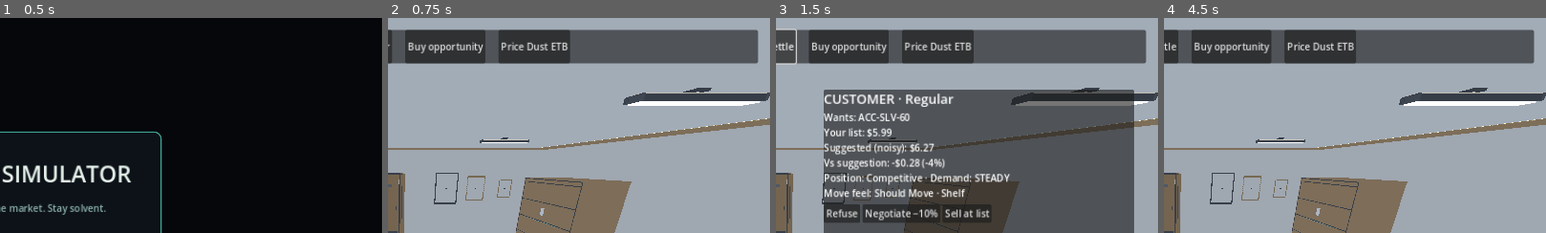
Above: before the commit, frames 1-4 (left to right).
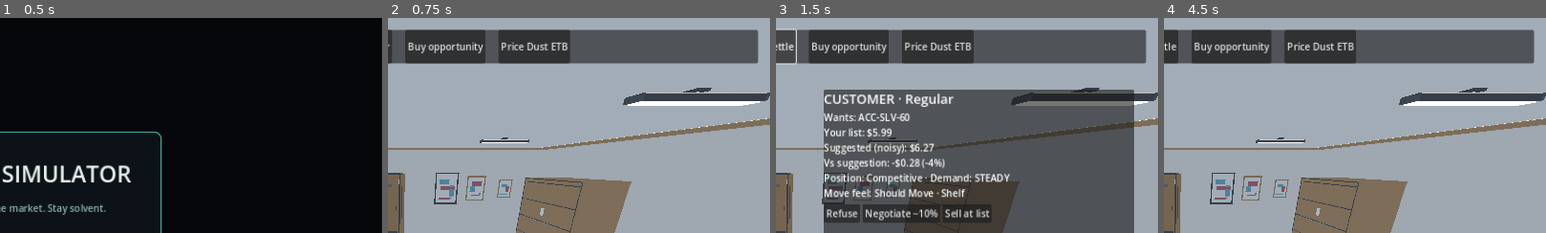
Above: after the commit, the same moments.

Repository: adamwlarson/cardshopsimulator
Game: Godot game, scene res://scenes/boot/boot.tscn
Two runs of this game, one before a commit and one after it. Both use one fixed random seed, a clock stepped at 60 frames per second and the inputs below.
Inputs:
- Up to frame 1 (0.5 s): no input
- Up to frame 2 (0.75 s): click "OPEN SHOP" at 0.5 s
- Up to frame 3 (1.5 s): click "Open floor" at 1.25 s
- Up to frame 4 (4.5 s): click "Buy opportunity" at 2 s; click "Price Dust ETB" at 2.75 s; click "Buy" at 3.5 s; click "Refuse" at 4.25 s
The pictures show only the part of the screen within x 50-100%, y 0-50%; the shares and areas given below are measured in that part.

Frame 1 is identical in both runs. In frame 2, 0.4% of the frame differs, in the area x 12-33%, y 72-87%; in frame 3, 0.3%; in frame 4, 0.4%.

Commit message:
Correct fixture signage facing
Co-authored-by: Adam Larson <maddogawl@gmail.com>

Diff:
--- a/scenes/shop/shop_floor.tscn
+++ b/scenes/shop/shop_floor.tscn
@@ -60,7 +60,7 @@
 
 [node name="OpenClosedSign" parent="Fixtures" instance=ExtResource("7_sign")]
 position = Vector3(4.5, 1.62, 0)
-rotation_degrees = Vector3(0, 180, 0)
+rotation_degrees = Vector3(0, 0, 0)
 
 [node name="BackstockDoor" parent="Fixtures" instance=ExtResource("17_backstock")]
 position = Vector3(4.5, 0, -6.75)
@@ -99,7 +99,7 @@
 
 [node name="PriceTag" parent="Fixtures" instance=ExtResource("21_price_tag")]
 position = Vector3(1.8, 1.35, -6.3)
-rotation_degrees = Vector3(0, 180, 0)
+rotation_degrees = Vector3(0, 0, 0)
 
 [node name="ShelfTalker" parent="Fixtures" instance=ExtResource("23_talker")]
 position = Vector3(8.1, 1.35, -5.4)
@@ -107,15 +107,15 @@
 
 [node name="PosterLarge" parent="Fixtures" instance=ExtResource("20_poster_lg")]
 position = Vector3(6.3, 1.62, -7.2)
-rotation_degrees = Vector3(0, 180, 0)
+rotation_degrees = Vector3(0, 0, 0)
 
 [node name="PosterMedium" parent="Fixtures" instance=ExtResource("19_poster_md")]
 position = Vector3(7.2, 1.62, -7.2)
-rotation_degrees = Vector3(0, 180, 0)
+rotation_degrees = Vector3(0, 0, 0)
 
 [node name="PosterSmall" parent="Fixtures" instance=ExtResource("18_poster_sm")]
 position = Vector3(8.1, 1.62, -7.2)
-rotation_degrees = Vector3(0, 180, 0)
+rotation_degrees = Vector3(0, 0, 0)
 
 [node name="OverheadLights" type="Node3D" parent="Fixtures"]
 
